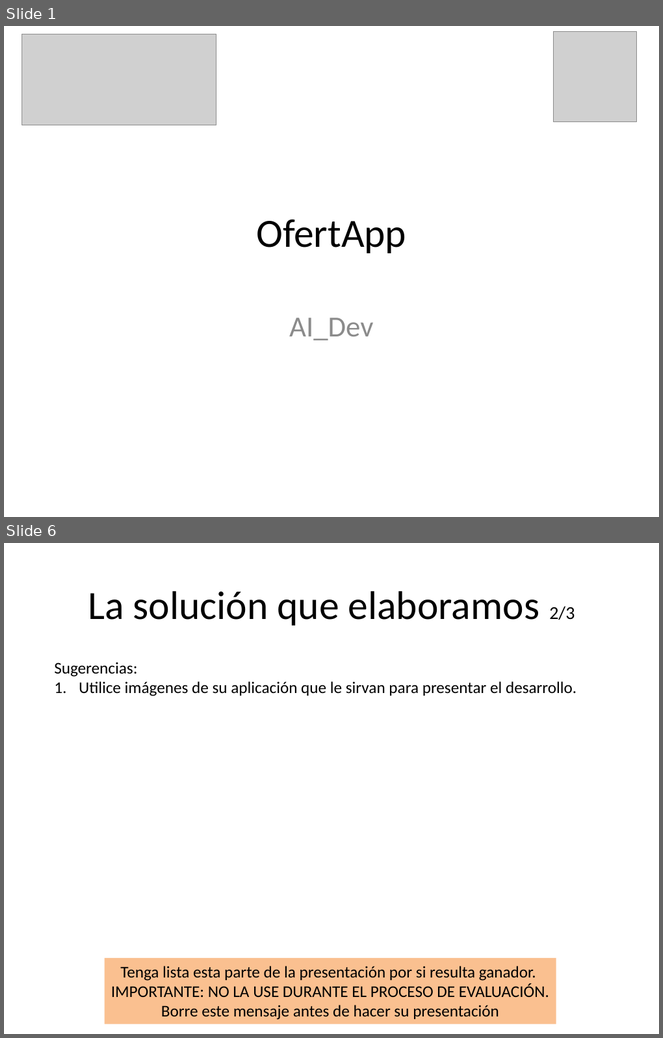
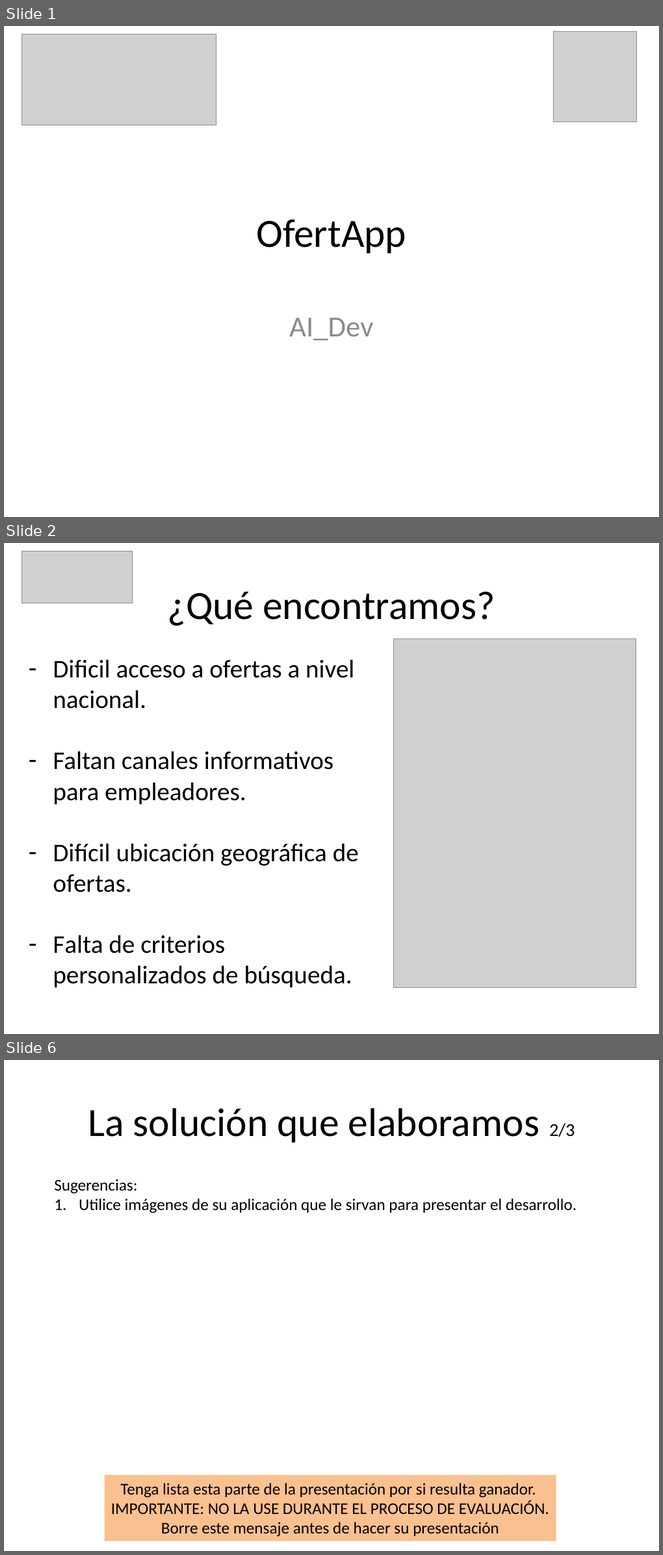
Before and after one commit to cristian4063/OfertaTrabajo, a slide deck: smartcities/themeforest-6705726-stroller-mobile-tablet-responsive-template/PresentacionOferta/OfertaEmpleo.pptx. Shown one above the other, each under a label of ours: slides 1 and 6 before the commit, slides 1, 2 and 6 after it; the slides between them are not shown. The pictures are 663x1038 and 663x1555 pixels, drawn with LibreOffice and Linux fonts; fonts in the diff are those of the drawing; grey boxes stand for pictures. Boxes give left, top, right and bottom in pixels: in the first picture for what was removed or moved away, otherwise in the second. Text is boxed around its words. In the diff, an @@ line names an element or a change of style, - is before the commit and + after.

```diff
--- a/smartcities/themeforest-6705726-stroller-mobile-tablet-responsive-template/PresentacionOferta/OfertaEmpleo.pptx
+++ b/smartcities/themeforest-6705726-stroller-mobile-tablet-responsive-template/PresentacionOferta/OfertaEmpleo.pptx
@@ slide 2 added at <box>4,543,659,1034</box>, background #FFFFFF @@
@@ picture added at <box>22,551,133,603</box> @@
@@ title added at <box>168,592,495,626</box>, 44 pt, text #000000 @@
+¿Qué encontramos?
@@ picture added at <box>393,639,636,988</box> @@
@@ text added at <box>53,659,359,988</box>, 28 pt, text #000000 @@
+– Dificil acceso a ofertas a nivel nacional.
+– Faltan canales informativos para empleadores.
+– Difícil ubicación geográfica de ofertas.
+– Falta de criterios personalizados de búsqueda.
```
Also in this commit, not shown: 3 slides changed, 1 other slide added, 2 slides removed.
